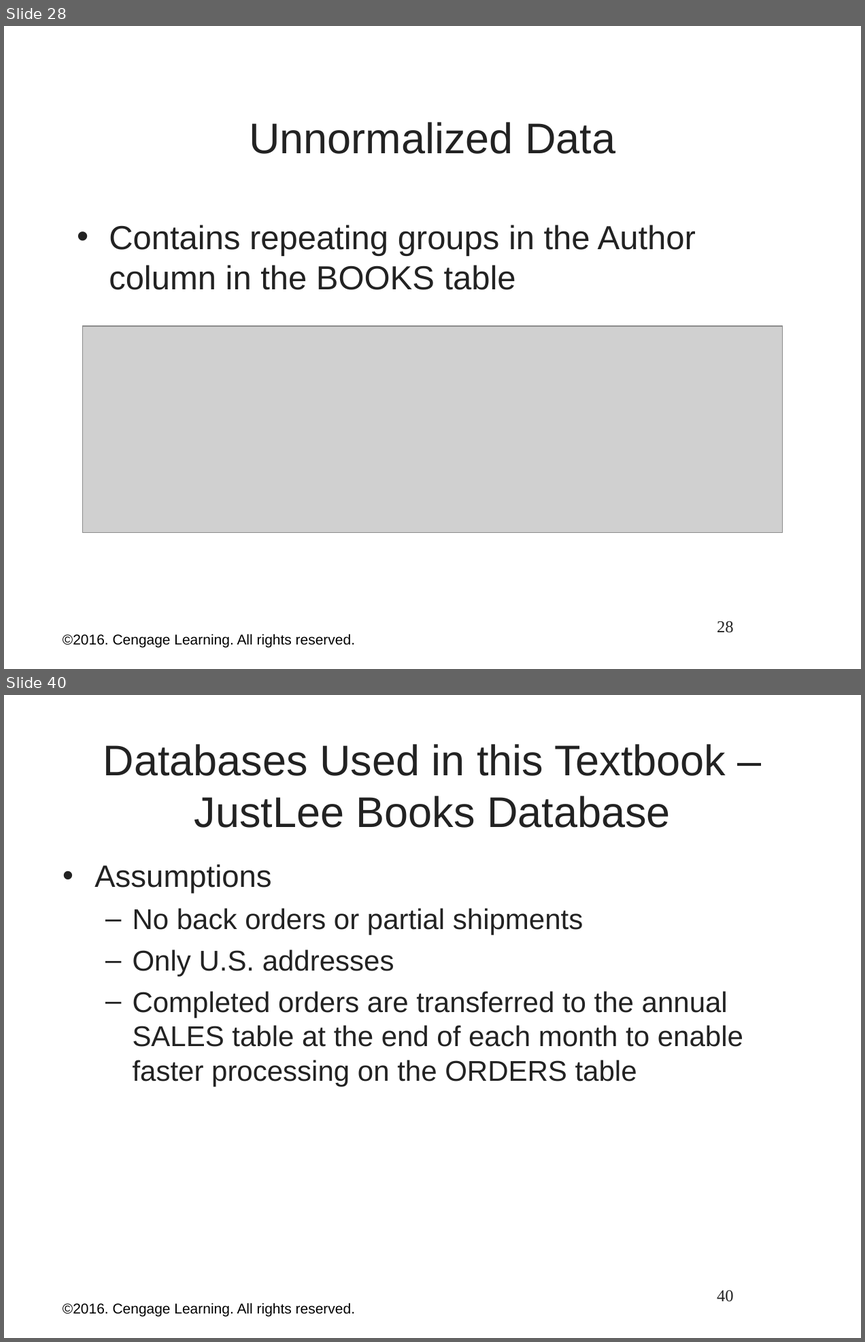
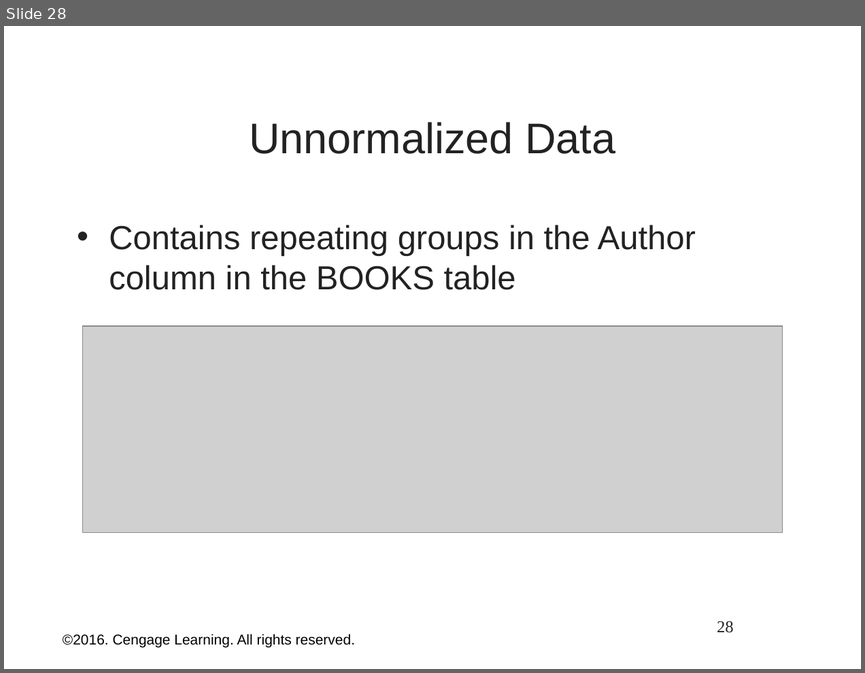
Before and after one commit to nick-cd/dbs201, a slide deck: Notes/1.0 Fundemental of Datases.ppt. Shown one above the other, each under a label of ours: slides 28 and 40 before the commit, slide 28 after it; the slides between them are not shown. The pictures are 865x1342 and 865x673 pixels, drawn with LibreOffice and Linux fonts; fonts in the diff are those of the drawing; grey boxes stand for pictures; background and template pictures are left out. Boxes give left, top, right and bottom in pixels: in the first picture for what was removed or moved away, otherwise in the second. Text is boxed around its words. In the diff, an @@ line names an element or a change of style, - is before the commit and + after.

```diff
--- a/Notes/1.0 Fundemental of Datases.ppt
+++ b/Notes/1.0 Fundemental of Datases.ppt
@@ slide 40 removed at [4, 695, 861, 1338], background picture (left out) @@
@@ title removed at [103, 744, 725, 828] @@
-Databases Used in this Textbook – JustLee Books Database
@@ text removed at [94, 864, 743, 1086] @@
-• Assumptions
-  – No back orders or partial shipments
-  – Only U.S. addresses
-  – Completed orders are transferred to the annual SALES table at the end of each month to enable faster processing on the ORDERS table
@@ text removed at [62, 1302, 355, 1316] @@
-©2016. Cengage Learning. All rights reserved.
@@ page number removed at [717, 1289, 734, 1302] @@
-40
```
Also in this commit, not shown: 1 slide changed, 15 other slides removed, 7 other files.
